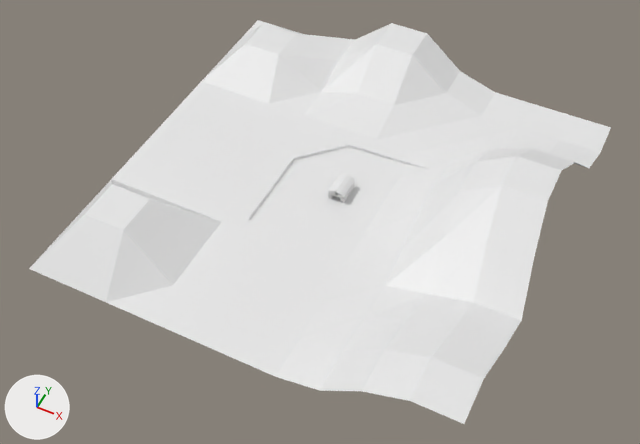
The Blender file Cenario_ideia (1).blend, before and after one commit.
The view is the same before and after, from a 50 mm lens placed at (211.0, -461.0, 530.0), pointed at (-3.0, -34.0, -4.0). The axes (+X, +Y, +Z) are drawn at lower left. The lights are the same throughout. The picture after the commit comes second. Materials are left out; every surface is plain grey.

Before the edit, the objects in view are built like this:
```python
me_plane_004 = bpy.data.meshes.new('Plane.004')
me_plane_004.from_pydata(...)  # 120 vertices, 94 faces; spans x -1.0..1.0, y -1.01..1.06, z 0.0..0.28
me_plane_004.materials.append(mat_material_001)
ob_plane_col = bpy.data.objects.new('Plane-col', me_plane_004)
ob_plane_col.location = (0.0, 0.0, 0.0)
ob_plane_col.scale = (178.0, 178.0, 178.0)
```
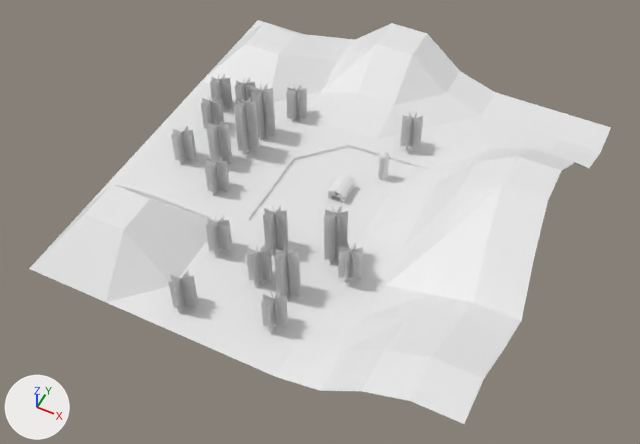
What differs and where, as boxes (x1, y1, x2, y2) in the pictures (640 x 444 px):
'arvore.003', added
    after: (234, 97, 259, 156)
'arvore.017', added
    after: (274, 245, 301, 300)
'arvore.015', added
    after: (324, 205, 348, 265)
'arvore.016', added
    after: (263, 205, 289, 255)
'arvore.012', added
    after: (252, 84, 275, 139)
'arvore.014', added
    after: (207, 120, 232, 164)
'arvore.001', added
    after: (168, 270, 198, 313)
'arvore.005', added
    after: (261, 290, 288, 333)
'arvore.011', added
    after: (246, 244, 273, 287)
'arvore', added
    after: (338, 241, 363, 283)
'arvore.002', added
    after: (205, 215, 232, 255)
'arvore.010', added
    after: (205, 156, 230, 195)
'arvore.009', added
    after: (171, 126, 197, 164)
'arvore.008', added
    after: (400, 112, 423, 151)
'arvore.006', added
    after: (286, 85, 307, 122)
'arvore.013', added
    after: (201, 95, 224, 129)
'arvore.007', added
    after: (210, 75, 233, 111)
'arvore.004', added
    after: (235, 78, 256, 102)
'Cylinder', added
    after: (378, 151, 389, 180)

The change, as a diff of the scene's bpy script:
```diff
--- a/Cenario_ideia (1).blend.py
+++ b/Cenario_ideia (1).blend.py
@@ ob_cylinder @@
+ob_cylinder = bpy.data.objects.new('Cylinder', me_cylinder)  # 2240 vertices, 2210 faces; spans x -1.0..1.0, y -1.0..1.0, z -1.0..6.66
+ob_cylinder.location = (23.2, 32.3, 2.6)
+ob_cylinder.scale = (3.84, 3.84, 3.84)
@@ ob_arvore_017 @@
+ob_arvore_017 = bpy.data.objects.new('arvore.017', me_plane_020)  # 16 vertices, 4 faces; spans x -1.01..1.0, y -2.31..1.01, z -1.01..1.01
+ob_arvore_017.location = (8.9, -109.4, 31.1)
+ob_arvore_017.rotation_euler = (-1.571, 3.149, -2.396)  # degrees (-90, 180, -137)
+ob_arvore_017.scale = (9.18, 13.7, 9.18)
@@ ob_arvore_016 @@
+ob_arvore_016 = bpy.data.objects.new('arvore.016', me_plane_019)  # 16 vertices, 4 faces; spans x -1.01..1.0, y -2.31..1.01, z -1.01..1.01
+ob_arvore_016.location = (-19.3, -75.4, 27.7)
+ob_arvore_016.rotation_euler = (-1.571, 3.149, -2.396)  # degrees (-90, 180, -137)
+ob_arvore_016.scale = (9.18, 12.7, 9.18)
@@ ob_arvore_015 @@
+ob_arvore_015 = bpy.data.objects.new('arvore.015', me_plane_018)  # 16 vertices, 4 faces; spans x -1.01..1.0, y -2.31..1.01, z -1.01..1.01
+ob_arvore_015.location = (25.4, -63.3, 34.3)
+ob_arvore_015.rotation_euler = (-1.571, 3.149, -2.396)  # degrees (-90, 180, -137)
+ob_arvore_015.scale = (9.18, 15.3, 9.18)
@@ ob_arvore_014 @@
+ob_arvore_014 = bpy.data.objects.new('arvore.014', me_plane_017)  # 16 vertices, 4 faces; spans x -1.01..1.0, y -2.31..1.01, z -1.01..1.01
+ob_arvore_014.location = (-107.4, -11.6, 27.7)
+ob_arvore_014.rotation_euler = (-1.571, 3.149, -2.396)  # degrees (-90, 180, -137)
+ob_arvore_014.scale = (9.18, 12.6, 9.18)
@@ ob_arvore_013 @@
+ob_arvore_013 = bpy.data.objects.new('arvore.013', me_plane_016)  # 16 vertices, 4 faces; spans x -1.01..1.0, y -2.31..1.01, z -1.01..1.01
+ob_arvore_013.location = (-135.6, 22.8, 20.4)
+ob_arvore_013.rotation_euler = (-1.571, 3.149, -2.396)  # degrees (-90, 180, -137)
+ob_arvore_013.scale = (9.18, 9.18, 9.18)
@@ ob_arvore_012 @@
+ob_arvore_012 = bpy.data.objects.new('arvore.012', me_plane_015)  # 16 vertices, 4 faces; spans x -1.01..1.0, y -2.31..1.01, z -1.01..1.01
+ob_arvore_012.location = (-90.9, 34.9, 34.0)
+ob_arvore_012.rotation_euler = (-1.571, 3.149, -2.396)  # degrees (-90, 180, -137)
+ob_arvore_012.scale = (9.18, 15.4, 9.18)
@@ ob_arvore_011 @@
+ob_arvore_011 = bpy.data.objects.new('arvore.011', me_plane_014)  # 16 vertices, 4 faces; spans x -1.01..1.0, y -2.31..1.01, z -1.01..1.01
+ob_arvore_011.location = (-15.5, -108.1, 22.2)
+ob_arvore_011.rotation_euler = (-1.571, 3.149, -2.396)  # degrees (-90, 180, -137)
+ob_arvore_011.scale = (9.18, 9.18, 9.18)
@@ ob_arvore_010 @@
+ob_arvore_010 = bpy.data.objects.new('arvore.010', me_plane_013)  # 16 vertices, 4 faces; spans x -1.01..1.0, y -2.31..1.01, z -1.01..1.01
+ob_arvore_010.location = (-92.6, -40.8, 20.4)
+ob_arvore_010.rotation_euler = (-1.571, 3.149, -2.396)  # degrees (-90, 180, -137)
+ob_arvore_010.scale = (9.18, 9.18, 9.18)
@@ ob_arvore_009 @@
+ob_arvore_009 = bpy.data.objects.new('arvore.009', me_plane_012)  # 16 vertices, 4 faces; spans x -1.01..1.0, y -2.31..1.01, z -1.01..1.01
+ob_arvore_009.location = (-136.9, -21.8, 20.4)
+ob_arvore_009.rotation_euler = (-1.571, 3.149, -2.396)  # degrees (-90, 180, -137)
+ob_arvore_009.scale = (9.18, 9.18, 9.18)
@@ ob_arvore_008 @@
+ob_arvore_008 = bpy.data.objects.new('arvore.008', me_plane_011)  # 16 vertices, 4 faces; spans x -1.01..1.0, y -2.31..1.01, z -1.01..1.01
+ob_arvore_008.location = (29.3, 76.2, 23.9)
+ob_arvore_008.rotation_euler = (-1.571, 3.149, -2.396)  # degrees (-90, 180, -137)
+ob_arvore_008.scale = (9.18, 9.18, 9.18)
@@ ob_arvore_007 @@
+ob_arvore_007 = bpy.data.objects.new('arvore.007', me_plane_010)  # 16 vertices, 4 faces; spans x -1.01..1.0, y -2.31..1.01, z -1.01..1.01
+ob_arvore_007.location = (-143.6, 50.8, 20.4)
+ob_arvore_007.rotation_euler = (-1.571, 3.149, -2.396)  # degrees (-90, 180, -137)
+ob_arvore_007.scale = (9.18, 9.18, 9.18)
@@ ob_arvore_006 @@
+ob_arvore_006 = bpy.data.objects.new('arvore.006', me_plane_009)  # 16 vertices, 4 faces; spans x -1.01..1.0, y -2.31..1.01, z -1.01..1.01
+ob_arvore_006.location = (-76.6, 68.4, 20.4)
+ob_arvore_006.rotation_euler = (-1.571, 3.149, -2.396)  # degrees (-90, 180, -137)
+ob_arvore_006.scale = (9.18, 9.18, 9.18)
@@ ob_arvore_005 @@
+ob_arvore_005 = bpy.data.objects.new('arvore.005', me_plane_008)  # 16 vertices, 4 faces; spans x -1.01..1.0, y -2.31..1.01, z -1.01..1.01
+ob_arvore_005.location = (14.7, -140.3, 22.5)
+ob_arvore_005.rotation_euler = (-1.571, 3.149, -2.396)  # degrees (-90, 180, -137)
+ob_arvore_005.scale = (9.18, 9.18, 9.18)
@@ ob_arvore_004 @@
+ob_arvore_004 = bpy.data.objects.new('arvore.004', me_plane_007)  # 16 vertices, 4 faces; spans x -1.01..1.0, y -2.31..1.01, z -1.01..1.01
+ob_arvore_004.location = (-121.3, 56.3, 20.4)
+ob_arvore_004.rotation_euler = (-1.571, 3.149, -2.396)  # degrees (-90, 180, -137)
+ob_arvore_004.scale = (9.18, 9.18, 9.18)
@@ ob_arvore_003 @@
+ob_arvore_003 = bpy.data.objects.new('arvore.003', me_plane_006)  # 16 vertices, 4 faces; spans x -1.01..1.0, y -2.31..1.01, z -1.01..1.01
+ob_arvore_003.location = (-93.1, 10.0, 37.9)
+ob_arvore_003.rotation_euler = (-1.571, 3.149, -2.396)  # degrees (-90, 180, -137)
+ob_arvore_003.scale = (9.18, 15.8, 9.18)
@@ ob_arvore_002 @@
+ob_arvore_002 = bpy.data.objects.new('arvore.002', me_plane_005)  # 16 vertices, 4 faces; spans x -1.01..1.0, y -2.31..1.01, z -1.01..1.01
+ob_arvore_002.location = (-57.5, -96.5, 22.2)
+ob_arvore_002.rotation_euler = (-1.571, 3.149, -2.396)  # degrees (-90, 180, -137)
+ob_arvore_002.scale = (9.18, 9.18, 9.18)
@@ ob_arvore_001 @@
+ob_arvore_001 = bpy.data.objects.new('arvore.001', me_plane_003)  # 16 vertices, 4 faces; spans x -1.01..1.0, y -2.31..1.01, z -1.01..1.01
+ob_arvore_001.location = (-53.2, -154.0, 21.3)
+ob_arvore_001.rotation_euler = (-1.571, 3.149, -2.396)  # degrees (-90, 180, -137)
+ob_arvore_001.scale = (9.18, 9.73, 9.18)
@@ ob_arvore @@
+ob_arvore = bpy.data.objects.new('arvore', me_plane_001)  # 16 vertices, 4 faces; spans x -1.01..1.0, y -2.31..1.01, z -1.01..1.01
+ob_arvore.location = (44.3, -77.3, 23.9)
+ob_arvore.rotation_euler = (-1.571, 3.149, -2.396)  # degrees (-90, 180, -137)
+ob_arvore.scale = (9.18, 9.18, 9.18)
```
